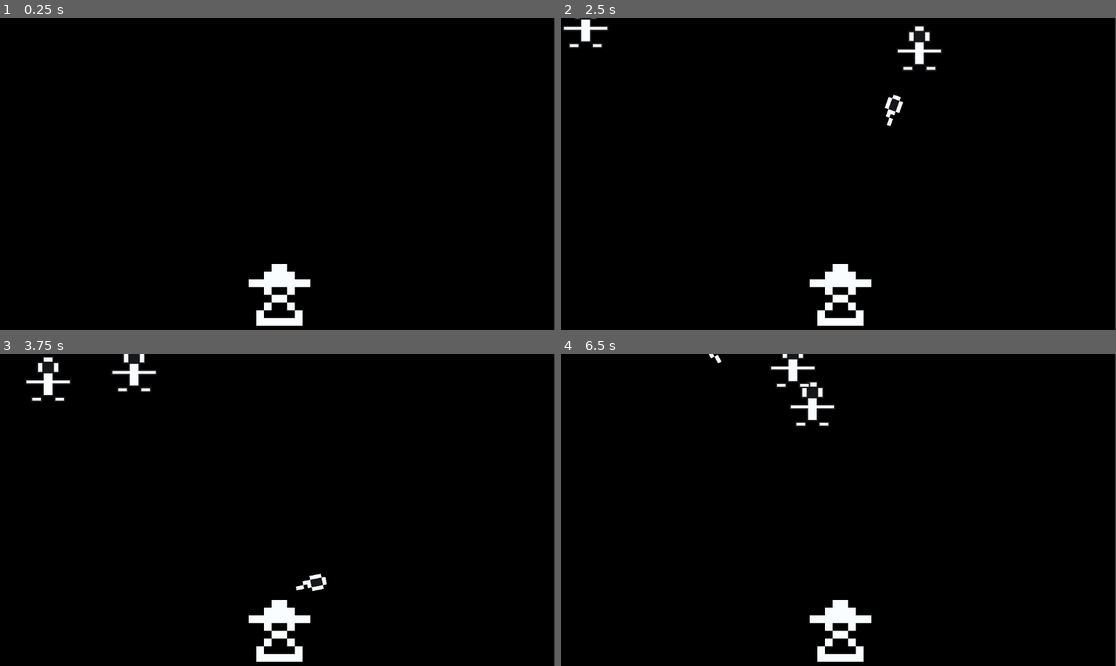
Above: before the commit, frames 1-4 (two rows, left to right).
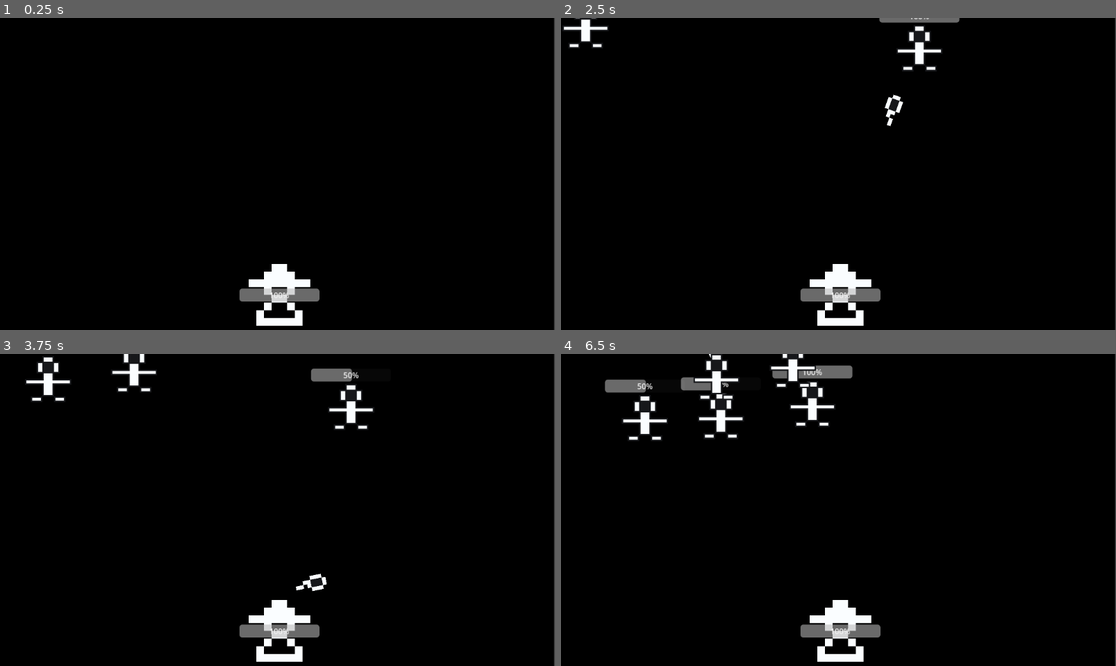
Above: after the commit, the same moments.

Repository: ThomasApplewhite/FIREBALL-Prototype
Game: Godot game, scene res://Source/Utils/dev_scene.tscn
Two runs of this game, one before a commit and one after it. Both use one fixed random seed, a clock stepped at 60 frames per second and the inputs below.
Inputs (mouse positions are in pixels of both pictures, inside the frame that each line leads up to):
- Up to frame 1 (0.25 s): no input
- Up to frame 2 (2.5 s): tap Enter at 0.5 s; move the mouse to (960, 158) at 0.52 s; click (960, 158) at 0.67 s; move the mouse to (727, 189) at 1.27 s; click (727, 189) at 1.42 s; move the mouse to (894, 105) at 2.02 s; click (894, 105) at 2.17 s
- Up to frame 3 (3.75 s): move the mouse to (249, 572) at 2.77 s; click (249, 572) at 2.92 s; move the mouse to (444, 556) at 3.52 s; click (444, 556) at 3.67 s
- Up to frame 4 (6.5 s): move the mouse to (672, 463) at 4.27 s; click (672, 463) at 4.42 s; move the mouse to (866, 510) at 5.02 s; click (866, 510) at 5.17 s; move the mouse to (755, 432) at 5.77 s; click (755, 432) at 5.92 s

The runs differ from the first frame. In frame 1, 0.6% of the frame differs, in the area x 43-58%, y 86-91%; in frame 2, 0.8%; in frame 3, 1.4%; in frame 4, 3.0%, in the area x 7-58%, y 0-91%.

Commit message:
Enemies have health and take damage

Diff:
--- a/Source/Enemies/enemy.gd
+++ b/Source/Enemies/enemy.gd
@@ -1,7 +1,4 @@
 extends CharacterBody2D
-
-# step 1: find the player
-# step 2: move towards them
 
 @export
 var enemy_speed = 10.0
@@ -20,3 +17,7 @@
 	var move_dir = (target_node.global_position - global_position).normalized()
 	velocity = move_dir * enemy_speed
 	move_and_slide()
+
+
+func _on_health_counter_health_depleted():
+	queue_free()
--- a/Source/Enemies/enemy.tscn
+++ b/Source/Enemies/enemy.tscn
@@ -1,7 +1,8 @@
-[gd_scene load_steps=4 format=3 uid="uid://bku5f54g2jeph"]
+[gd_scene load_steps=5 format=3 uid="uid://bku5f54g2jeph"]
 
 [ext_resource type="Script" path="res://Source/Enemies/enemy.gd" id="1_nebdt"]
 [ext_resource type="Texture2D" uid="uid://c7lcwb5multyn" path="res://Assets/Enemies/Enemy.png" id="2_nrxgy"]
+[ext_resource type="PackedScene" uid="uid://dbnrjfvelxmbi" path="res://Source/Functionality/health_counter.tscn" id="3_1vk7p"]
 
 [sub_resource type="RectangleShape2D" id="RectangleShape2D_626be"]
 size = Vector2(80, 80)
@@ -16,3 +17,8 @@
 
 [node name="Sprite2D" type="Sprite2D" parent="."]
 texture = ExtResource("2_nrxgy")
+
+[node name="HealthCounter" parent="." instance=ExtResource("3_1vk7p")]
+position = Vector2(0, -67)
+
+[connection signal="health_depleted" from="HealthCounter" to="." method="_on_health_counter_health_depleted"]
--- a/Source/Functionality/damage_dealer.gd
+++ b/Source/Functionality/damage_dealer.gd
@@ -1,5 +1,12 @@
 extends Node
 
+@export
+var damage = 10.0
+
+var health_node_path = ^"HealthCounter"
+
 func _on_damage_triggered(node_to_damage : Node2D):
-	# just remove it for now
-	node_to_damage.queue_free()
+	var health = node_to_damage.get_node(health_node_path)
+
+	if health:
+		health.decrease_health(damage)
--- /dev/null
+++ b/Source/Functionality/health_counter.gd
@@ -0,0 +1,25 @@
+extends Node
+
+@export
+var max_health = 100.0
+
+@onready
+var health = max_health
+@onready
+var health_bar = $ProgressBar
+
+signal health_depleted()
+
+func _ready():
+	health_bar.min_value = 0.0
+	health_bar.max_value = max_health
+	health_bar.value = max_health
+
+func decrease_health(health_delta : float):
+	health -= health_delta
+	health_bar.value = health
+	_check_for_death()
+
+func _check_for_death():
+	if(health <= 0):
+		health_depleted.emit()
--- /dev/null
+++ b/Source/Functionality/health_counter.tscn
@@ -0,0 +1,21 @@
+[gd_scene load_steps=2 format=3 uid="uid://dbnrjfvelxmbi"]
+
+[ext_resource type="Script" path="res://Source/Functionality/health_counter.gd" id="1_dmwkl"]
+
+[node name="HealthCounter" type="Node2D"]
+script = ExtResource("1_dmwkl")
+
+[node name="ProgressBar" type="ProgressBar" parent="."]
+anchors_preset = 8
+anchor_left = 0.5
+anchor_top = 0.5
+anchor_right = 0.5
+anchor_bottom = 0.5
+offset_left = -83.0
+offset_top = -13.5
+offset_right = 83.0
+offset_bottom = 13.5
+grow_horizontal = 2
+grow_vertical = 2
+size_flags_horizontal = 4
+size_flags_vertical = 4
--- a/Source/Player/player.tscn
+++ b/Source/Player/player.tscn
@@ -1,9 +1,10 @@
-[gd_scene load_steps=6 format=3 uid="uid://cdb8bmcb68xps"]
+[gd_scene load_steps=7 format=3 uid="uid://cdb8bmcb68xps"]
 
 [ext_resource type="Texture2D" uid="uid://dgyaktecbg6ip" path="res://Assets/Player/Player_Large.png" id="1_2hu3t"]
 [ext_resource type="PackedScene" uid="uid://dqhluqo06p4b3" path="res://Source/Player/player_functionality.tscn" id="2_4gyl4"]
 [ext_resource type="PackedScene" uid="uid://m4sy3bd0hudy" path="res://Source/SpellProvider/stub_spell_provider.tscn" id="3_rk87e"]
 [ext_resource type="PackedScene" uid="uid://cld4jmh16vpm2" path="res://Source/Spells/stub_spell.tscn" id="4_0hduj"]
+[ext_resource type="PackedScene" uid="uid://dbnrjfvelxmbi" path="res://Source/Functionality/health_counter.tscn" id="5_j5vxp"]
 
 [sub_resource type="RectangleShape2D" id="RectangleShape2D_y4rvp"]
 size = Vector2(128, 128)
@@ -25,3 +26,5 @@
 
 [node name="StubSpellProvider" parent="." instance=ExtResource("3_rk87e")]
 stub_spell = ExtResource("4_0hduj")
+
+[node name="HealthCounter" parent="." instance=ExtResource("5_j5vxp")]
--- a/Source/Spells/stub_spell.tscn
+++ b/Source/Spells/stub_spell.tscn
@@ -24,5 +24,6 @@
 spell_speed = 1000.0
 
 [node name="DamageDealer" parent="." instance=ExtResource("4_ufm4u")]
+damage = 50.0
 
 [connection signal="body_entered" from="." to="DamageDealer" method="_on_damage_triggered"]
Not shown, changed: Docs/Home/DevelopmentDocs/InitialDevelopmentTODO.txt
